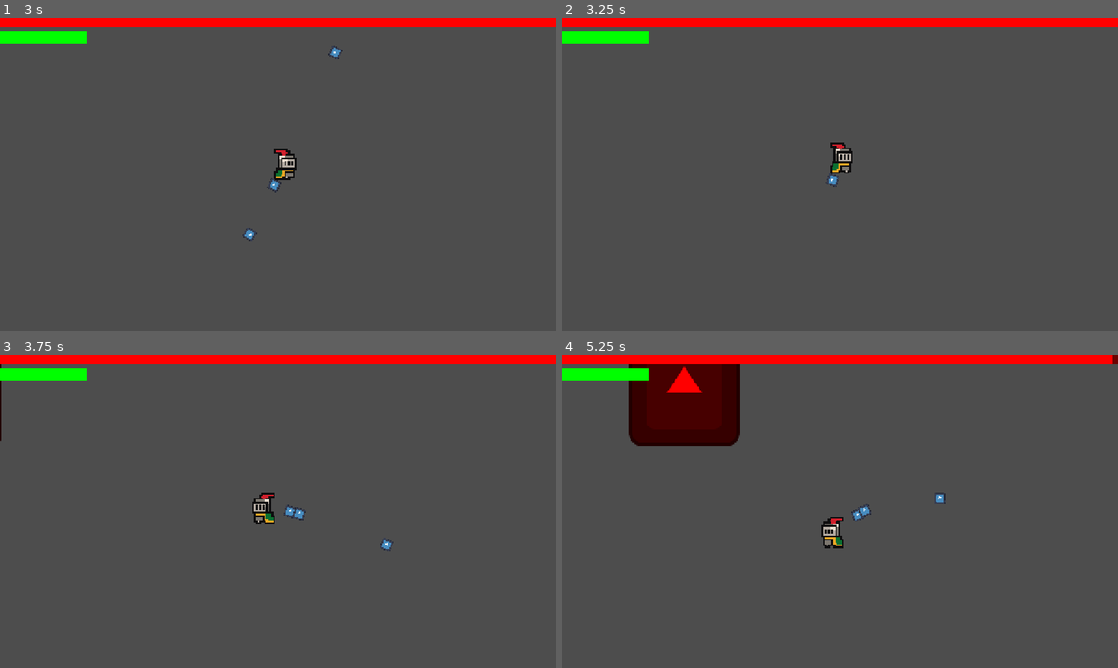
Above: before the commit, frames 1-4 (two rows, left to right).
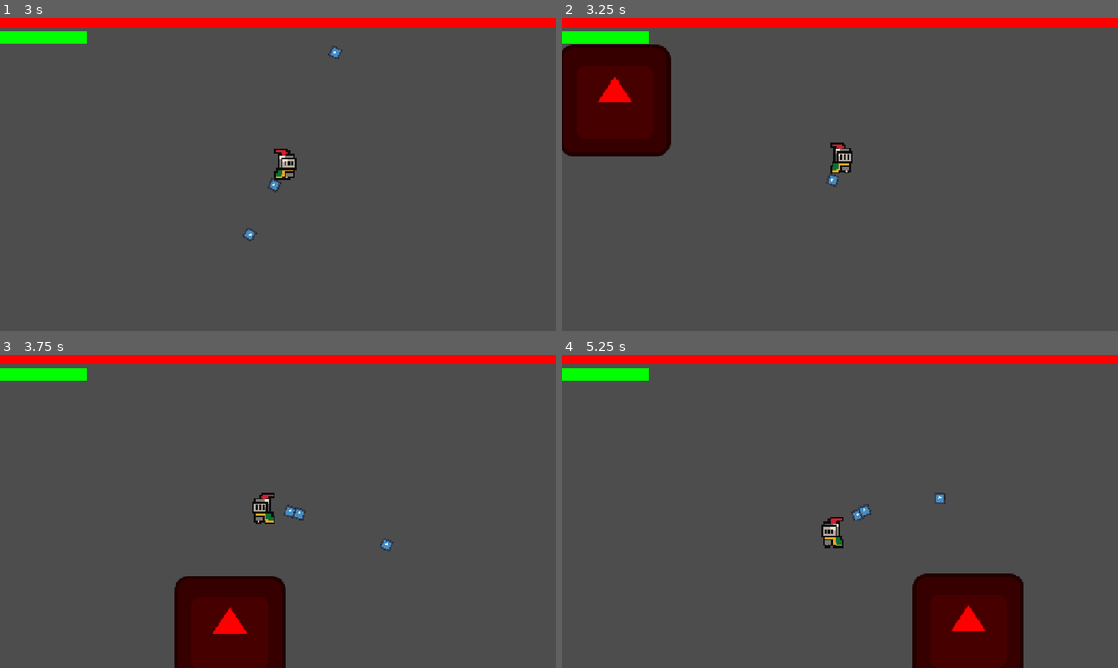
Above: after the commit, the same moments.

Repository: andyhi93/godot-FSM-boss-template
Game: Godot game, scene res://Scenes/Main.tscn
The game is run twice, just before and just after one commit, with the same random seed, the same clock (stepped at 60 frames per second) and the same inputs. The engine's default icon, where the game draws it, is replaced by a stand-in: a white triangle on a blue panel in a dark square.
Inputs (mouse positions are in pixels of both pictures, inside the frame that each line leads up to):
- Up to frame 1 (3 s): tap Enter at 0.5 s; move the mouse to (400, 158) at 0.52 s; press the mouse at (400, 158) at 0.53 s; hold D (move_right) 0.53-1.28 s; move the mouse to (166, 190) at 1.27 s; release the mouse at (166, 190) at 1.28 s; hold S (move_down) 1.28-2.03 s; click (166, 190) at 1.35 s; move the mouse to (333, 105) at 2.02 s; press the mouse at (333, 105) at 2.03 s; hold D (move_right) 2.03-2.78 s; move the mouse to (250, 237) at 2.77 s; release the mouse at (250, 237) at 2.78 s; hold W (move_up) from 2.78 s (still down); click (250, 237) at 2.85 s
- Up to frame 2 (3.25 s): keep holding W (move_up)
- Up to frame 3 (3.75 s): move the mouse to (444, 558) at 3.52 s; release W (move_up) at 3.53 s; press the mouse at (444, 558) at 3.53 s; hold A (move_left) from 3.53 s (still down)
- Up to frame 4 (5.25 s): move the mouse to (673, 464) at 4.27 s; release the mouse at (673, 464) at 4.28 s; click (673, 464) at 4.35 s; move the mouse to (867, 511) at 5.02 s; release A (move_left) at 5.03 s; press the mouse at (867, 511) at 5.03 s; hold S (move_down) from 5.03 s (still down)

Frame 1 is identical in both runs. In frame 2, 6.9% of the frame differs, in the area x 0-20%, y 8-45%; in frame 3, 5.9%; in frame 4, 11%, in the area x 12-100%, y 0-100%.

Commit message:
Week 1 Example

Diff:
--- a/Scenes/boss.tscn
+++ b/Scenes/boss.tscn
@@ -42,5 +42,6 @@
 
 [node name="Dash" type="Node2D" parent="States" unique_id=197187039]
 script = ExtResource("5_n725y")
+speed = 1600.0
 
 [connection signal="body_entered" from="DamageAura" to="." method="_on_damage_aura_body_entered"]
--- a/Scripts/Boss/boss.gd
+++ b/Scripts/Boss/boss.gd
@@ -11,32 +11,25 @@
 	player = get_tree().get_first_node_in_group("Player")
 	set_state(idle_state)
 
-func _physics_process(delta):
-	if is_dead: return
-
-	# --- 🏃 物理行為區 ---
-
-	super._physics_process(delta)
-
-# --- 🧠 大腦決策區 ---
 func select_state():
-	# 檢查狀態是否都已定義
+	# 防呆
 	if idle_state == null or dash_state == null:
 		return
 
-	# 檢查目前的狀態是否執行完畢 (is_complete)
 	if not state.is_complete:
 		return
 
-	# TODO: 請在此處實作 Boss 的狀態切換流程
-	# 例如：如果目前是 idle，就計算衝刺方向並切換到 dash
-	# 如果目前是 dash，就切回 idle
+	# ✅ 狀態切換
+	if state == idle_state:
+		set_state(dash_state)
+		print("👹 Boss 決策：衝刺")
+	elif state == dash_state:
+		set_state(idle_state)
+		print("👹 Boss 決策：發呆")
 
-# 當玩家撞進 Boss 的攻擊範圍時觸發
 func _on_damage_aura_body_entered(body: Node2D) -> void:
 	if body.is_in_group("Player") and body.has_method("take_damage"):
 		body.take_damage(2)
-		print("💥 Boss 擊中玩家！")
 
 func die():
 	super.die()
--- a/Scripts/FSM/DashState.gd
+++ b/Scripts/FSM/DashState.gd
@@ -1,4 +1,5 @@
 extends State
+@export var speed:float = 800.0
 
 var dash_direction: Vector2 = Vector2.ZERO
 
@@ -9,17 +10,16 @@
 		dash_direction = (core.player.global_position - core.global_position).normalized()
 	else:
 		dash_direction = Vector2.RIGHT
+func do_update(_delta: float):
 
-#func do_update(_delta: float):
+	# ✅ 前搖（1 秒）
+	if time < 1.0:
+		core.velocity = Vector2.ZERO
 
-	# --- 🏃 肉體執行區 ---
-	# TODO 1：設計衝撞節奏
-	# 如果時間 (time) 小於 1.0 秒：
-		# 讓 core.velocity 等於 Vector2.ZERO (原地蓄力前搖)
-	# 否則 (代表時間大於 1.0 秒)：
-		# 讓 core.velocity 等於 dash_direction 乘上 800.0 (高速衝刺！)
+	# ✅ 衝刺
+	else:
+		core.velocity = dash_direction * speed
 
-
-
-	# --- ⏱️ 任務結算區 ---
-	# TODO 2：如果時間超過 1.5 秒 (蓄力 1.0s + 衝刺 0.5s)，標記任務完成
+	# ✅ 1.5 秒後結束
+	if time > 1.5:
+		is_complete = true
--- a/Scripts/FSM/IdleState.gd
+++ b/Scripts/FSM/IdleState.gd
@@ -1,12 +1,10 @@
 extends State
 
-# 💡 物理與控制提示：
-# - 控制速度：修改 `core.velocity` (例如：Vector2.ZERO 是靜止)
-# - 計時器：變數 `time` 會自動記錄進入這個狀態後經過了幾秒
-# - 任務完成：把 `is_complete` 設為 true，大腦就會接手切換下一招
+func do_update(_delta: float):
 
-#func do_update(_delta: float):
-	# TODO 1：讓 Boss 停在原地不准動
+	# ✅ 停止移動
+	core.velocity = Vector2.ZERO
 
-
-	# TODO 2：如果發呆時間 (time) 超過 2.0 秒，標記狀態為完成 (is_complete)
+	# ✅ 2 秒結束
+	if time > 2.0:
+		is_complete = true
